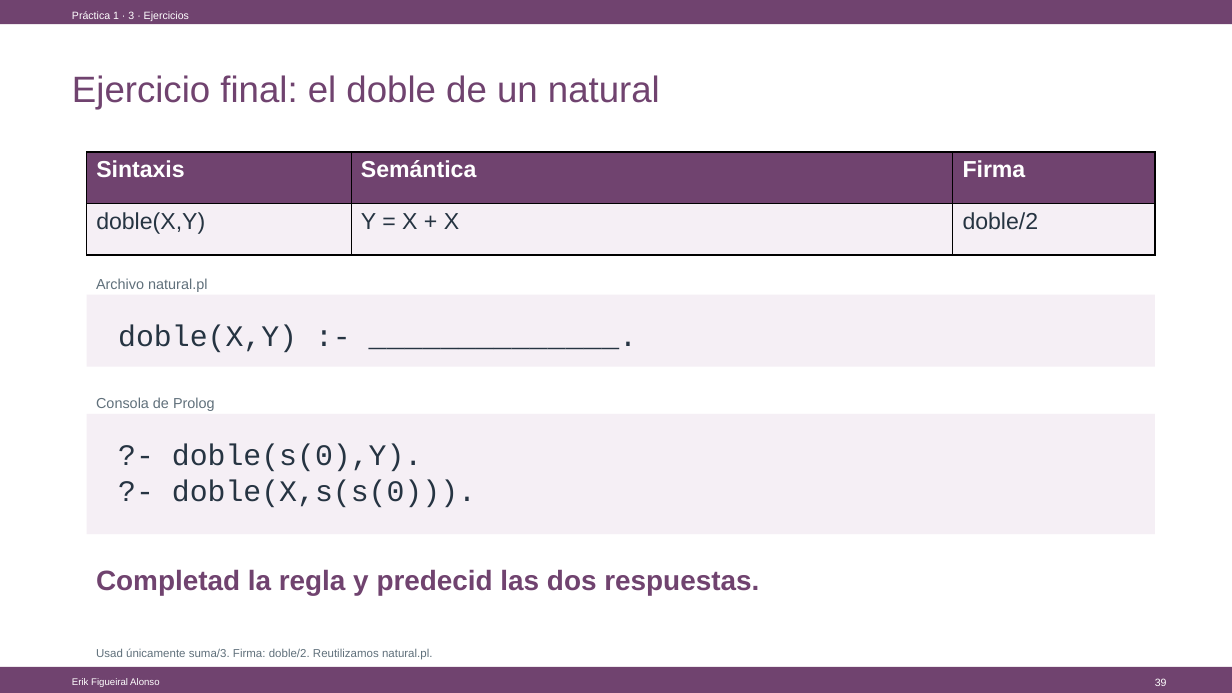
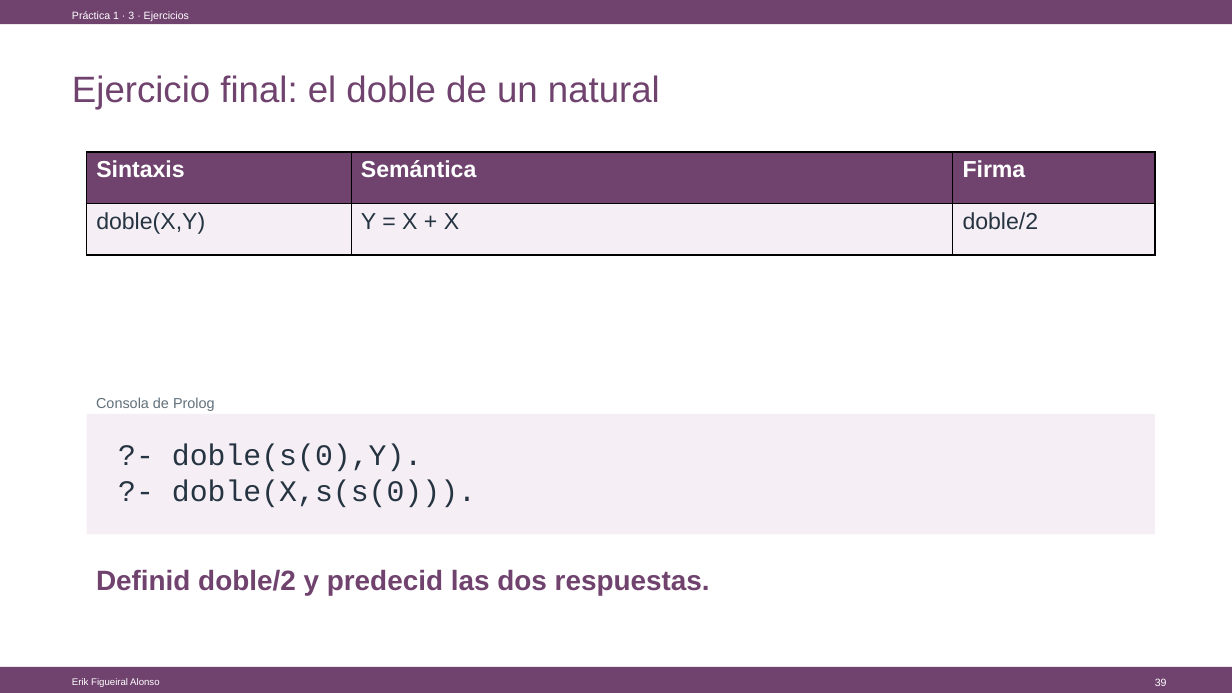
Before and after one commit to Figueiral-Alonso/Docencia, a slide deck: slide 39 of 26/Lógica Computacional/LAB1/LAB1_Introduccion_a_Prolog.pptx. Drawn at 1232x693 pixels with LibreOffice and Linux fonts; fonts in the diff are those of the drawing. Boxes give left, top, right and bottom in pixels: in the first picture for what was removed or moved away, otherwise in the second. Text is boxed around its words. In the diff, an @@ line names an element or a change of style, - is before the commit and + after.

```diff
--- a/26/Lógica Computacional/LAB1/LAB1_Introduccion_a_Prolog.pptx
+++ b/26/Lógica Computacional/LAB1/LAB1_Introduccion_a_Prolog.pptx
@@ rectangle removed at <box>87,295,1155,367</box> @@
@@ text removed at <box>96,278,207,292</box> @@
-Archivo natural.pl
@@ text removed at <box>118,325,297,352</box> @@
-doble(X,Y) :- ______________.
@@ text at <box>96,569,710,596</box>: text changed @@
-Completad la regla y predecid las dos respuestas.
+Definid doble/2 y predecid las dos respuestas.
@@ text removed at <box>96,648,433,660</box> @@
-Usad únicamente suma/3. Firma: doble/2. Reutilizamos natural.pl.
```
Also in this commit, not shown: 6 other slides changed, 3 other files.
